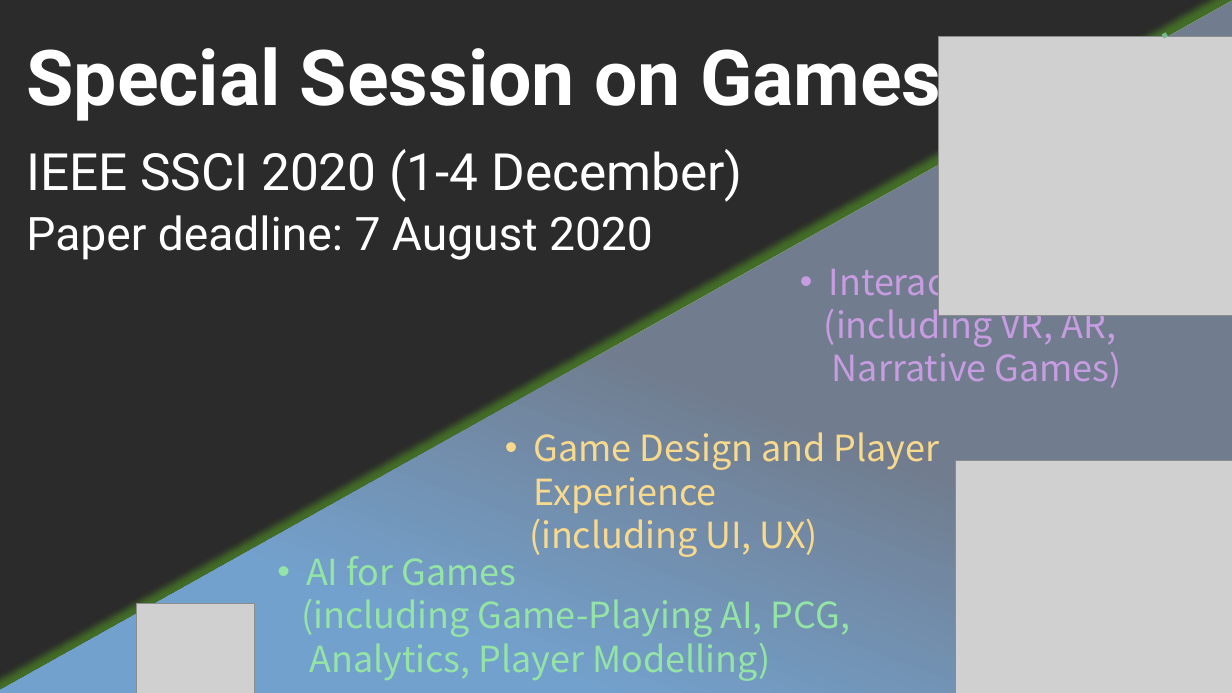
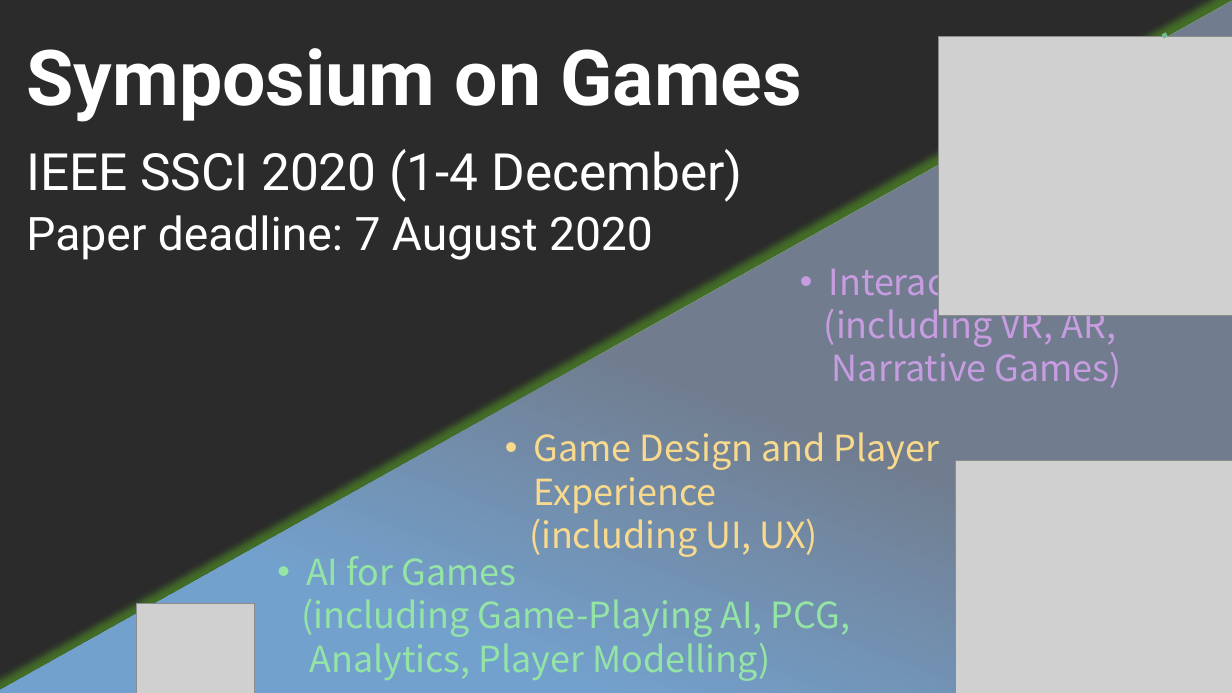
Before and after one commit to GAIGResearch/GAIGResearch.github.io, a slide deck: slide 1 of img/games-ssci/Special Session on Games.pptx. Drawn at 1232x693 pixels with LibreOffice and Linux fonts; fonts in the diff are those of the drawing; grey boxes stand for pictures; background and template pictures are left out; a plain dark background stands for a picture behind light text. Boxes give left, top, right and bottom in pixels: in the first picture for what was removed or moved away, otherwise in the second. Text is boxed around its words. In the diff, an @@ line names an element or a change of style, - is before the commit and + after.

Commit message:
ssci games

```diff
--- a/img/games-ssci/Special Session on Games.pptx
+++ b/img/games-ssci/Special Session on Games.pptx
@@ title at [26,48,803,122]: text changed @@
-Special Session on Games
+Symposium on Games
```
Also in this commit, not shown: 2 other files.
